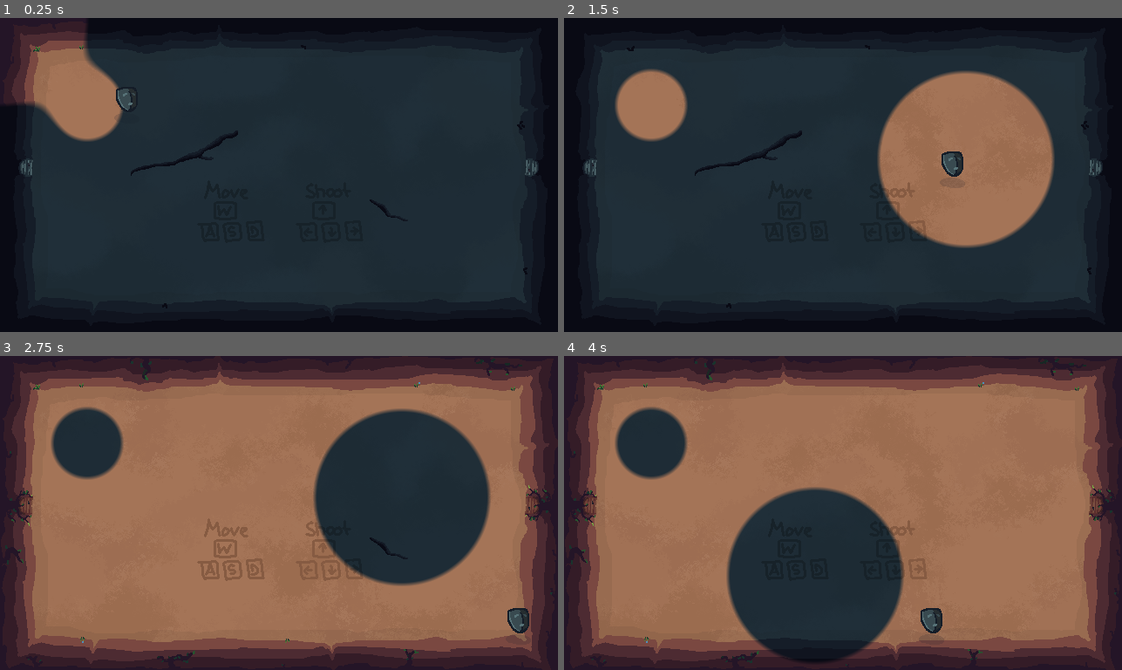
Above: before the commit, frames 1-4 (two rows, left to right).
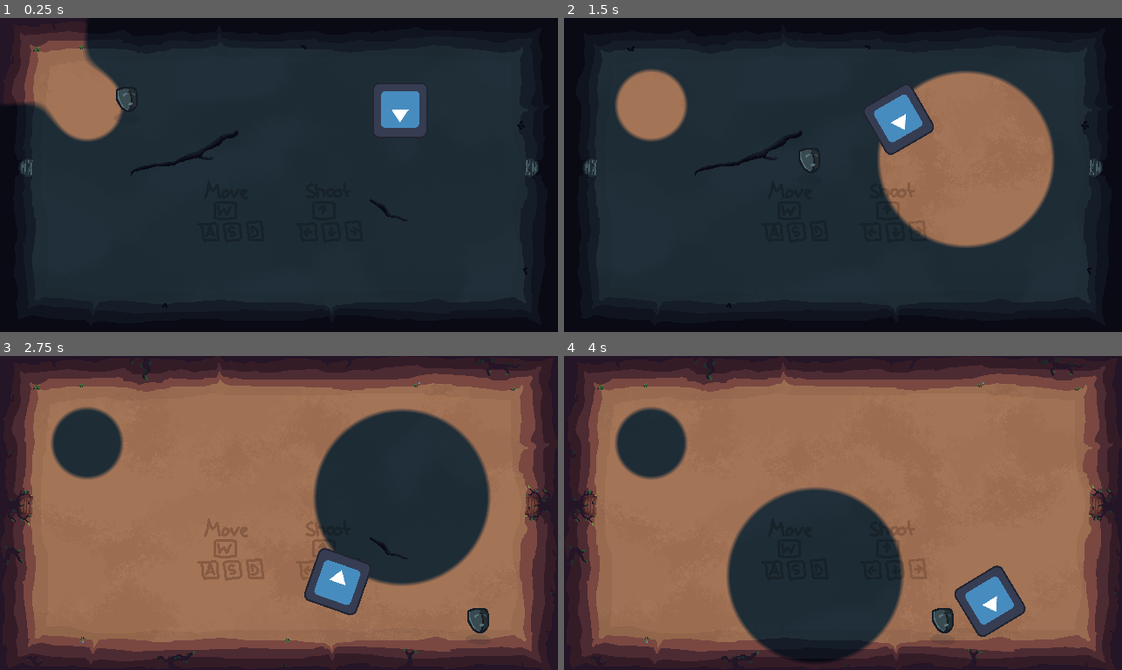
Above: after the commit, the same moments.

Repository: MarcelBlasius/Global-Game-Jam-2026
Game: Godot game, scene res://scenes/main_scene.tscn
Two runs of this game, one before a commit and one after it. Both use one fixed random seed, a clock stepped at 60 frames per second and the inputs below. The engine's default icon, where the game draws it, is replaced by a stand-in: a white triangle on a blue panel in a dark square.
Inputs (mouse positions are in pixels of both pictures, inside the frame that each line leads up to):
- Up to frame 1 (0.25 s): no input
- Up to frame 2 (1.5 s): tap Enter at 0.5 s; move the mouse to (965, 159) at 0.52 s; hold D (right) 0.53-1.28 s; tap Shift at 0.6, 1.35 s; click (965, 159) at 0.67 s; move the mouse to (731, 190) at 1.27 s; hold S (down) from 1.28 s (still down)
- Up to frame 3 (2.75 s): move the mouse to (334, 443) at 2.02 s; release S (down) at 2.03 s; hold D (right) from 2.03 s (still down); tap Shift at 2.1 s
- Up to frame 4 (4 s): move the mouse to (815, 575) at 2.77 s; release D (right) at 2.78 s; hold Up (shoot up) 2.78-3.53 s; tap Shift at 2.85, 3.6 s; click (815, 575) at 2.92 s; move the mouse to (1010, 560) at 3.52 s; hold A (left) from 3.53 s (still down)

The runs differ from the first frame. In frame 1, 1.5% of the frame differs, in the area x 67-77%, y 21-38%; in frame 2, 2.0%; in frame 3, 2.2%, in the area x 54-95%, y 61-89%; in frame 4, 2.2%.

Commit message:
added chaser enemy with hit flash and knockback

Diff:
--- a/spectra/scenes/enemy.tscn
+++ b/spectra/scenes/enemy.tscn
@@ -2,13 +2,19 @@
 
 [ext_resource type="Script" uid="uid://chhxqsa40oops" path="res://scripts/enemy.gd" id="1_md0e3"]
 [ext_resource type="Texture2D" uid="uid://bursdnrr6dso4" path="res://icon.svg" id="2_4ra3w"]
+[ext_resource type="Shader" uid="uid://cstew5jd8ujmt" path="res://shaders/flash.gdshader" id="2_5uy6h"]
+
+[sub_resource type="ShaderMaterial" id="ShaderMaterial_c4w8v"]
+shader = ExtResource("2_5uy6h")
+shader_parameter/active = false
 
 [node name="enemy" type="CharacterBody2D" unique_id=1170387137 groups=["enemies"]]
 script = ExtResource("1_md0e3")
 
 [node name="Sprite2D" type="Sprite2D" parent="." unique_id=1064888869]
 modulate = Color(0, 1, 0, 1)
+material = SubResource("ShaderMaterial_c4w8v")
 texture = ExtResource("2_4ra3w")
 
-[node name="CollisionPolygon2D" type="CollisionPolygon2D" parent="." unique_id=1069859235]
+[node name="CollisionPolygon2D2" type="CollisionPolygon2D" parent="." unique_id=1452213936]
 polygon = PackedVector2Array(59.1, -64, -59, -64, -63.8, -59, -64, 61, -60.3, 64, 59.6, 64, 63.9, 59, 64, -61.1)
--- a/spectra/scenes/main_scene.tscn
+++ b/spectra/scenes/main_scene.tscn
@@ -7,6 +7,7 @@
 [ext_resource type="PackedScene" uid="uid://bv25mwaky7njn" path="res://scenes/silas/background.tscn" id="5_nugp1"]
 [ext_resource type="PackedScene" uid="uid://cvq60bc51xilo" path="res://scenes/player.tscn" id="6_4la4h"]
 [ext_resource type="AudioStream" uid="uid://dt0jv8scmnscu" path="res://ressources/dark_theme.mp3" id="7_c16ls"]
+[ext_resource type="PackedScene" uid="uid://b25wp58kkbixo" path="res://scenes/enemy.tscn" id="8_18nlu"]
 
 [sub_resource type="ViewportTexture" id="ViewportTexture_aeg00"]
 viewport_path = NodePath("Subview1")
@@ -81,3 +82,9 @@
 stream = ExtResource("7_c16ls")
 autoplay = true
 parameters/looping = true
+
+[node name="enemy" parent="." unique_id=1170387137 node_paths=PackedStringArray("player") instance=ExtResource("8_18nlu")]
+position = Vector2(494, 106)
+scale = Vector2(0.5, 0.5)
+speed = 150
+player = NodePath("../player")
--- a/spectra/scenes/player.tscn
+++ b/spectra/scenes/player.tscn
@@ -2,10 +2,16 @@
 
 [ext_resource type="Script" uid="uid://bub6p8m3dxcfn" path="res://scripts/player.gd" id="1_qhqgy"]
 [ext_resource type="PackedScene" uid="uid://b1c7qq5v6oah7" path="res://scenes/bullet.tscn" id="2_dqkch"]
+[ext_resource type="Shader" uid="uid://cstew5jd8ujmt" path="res://shaders/flash.gdshader" id="3_dqkch"]
 [ext_resource type="Texture2D" uid="uid://b06ewonenu7hk" path="res://ressources/spritesheet.png" id="3_qhqgy"]
 
 [sub_resource type="RectangleShape2D" id="RectangleShape2D_qhqgy"]
 size = Vector2(20, 6)
+
+[sub_resource type="ShaderMaterial" id="ShaderMaterial_qlg0r"]
+shader = ExtResource("3_dqkch")
+shader_parameter/active = false
+shader_parameter/flash_color = Vector4(0.8, 0.5, 0.5, 1)
 
 [sub_resource type="Animation" id="Animation_qhqgy"]
 length = 0.001
@@ -60,6 +66,7 @@
 
 [node name="Sprite2D" type="Sprite2D" parent="Node2D" unique_id=204285705]
 texture_filter = 1
+material = SubResource("ShaderMaterial_qlg0r")
 texture = ExtResource("3_qhqgy")
 region_enabled = true
 region_rect = Rect2(1304, 285, 32, 51)
@@ -67,3 +74,6 @@
 [node name="AnimationPlayer" type="AnimationPlayer" parent="Node2D" unique_id=118912800]
 root_node = NodePath("../..")
 libraries/ = SubResource("AnimationLibrary_qlg0r")
+
+[node name="InvincibilityTimer" type="Timer" parent="." unique_id=1796086557]
+one_shot = true
--- a/spectra/scripts/enemy.gd
+++ b/spectra/scripts/enemy.gd
@@ -1,13 +1,50 @@
 extends CharacterBody2D
 
 @export var health: int = 3
+@export var speed: int = 500
+@export var player: CharacterBody2D
+@export var bump_force: float = 400.0
+
+@onready var sprite: Sprite2D = $Sprite2D
+var knockback_velocity: Vector2 = Vector2.ZERO
+
+
+func _physics_process(_delta):
+	if !player: return
+
+	var direction = (player.global_position - global_position).normalized()
+	velocity = (direction * speed) + knockback_velocity
+	knockback_velocity = knockback_velocity.move_toward(Vector2.ZERO, 1500 * _delta)
+	look_at(player.global_position)
+	move_and_slide()
+
+	for i in get_slide_collision_count():
+		var collision = get_slide_collision(i)
+		var body = collision.get_collider()
+
+		if body == player:
+			self.apply_knockback(body.global_position, bump_force * 0.8)
+
+			if body.has_method("apply_knockback"):
+				body.apply_knockback(global_position, bump_force)
+
+			if body.has_method("take_damage"):
+				body.take_damage(1)
+
+func flash_hit():
+	sprite.material.set_shader_parameter("active", true)
+	await get_tree().create_timer(0.1).timeout
+	sprite.material.set_shader_parameter("active", false)
 
 func take_damage(amount: int):
 	health -= amount
-	print("Enemy hit! Health remaining: ", health)
-
+	flash_hit()
 	if health <= 0:
 		die()
 
 func die():
 	queue_free()
+
+func apply_knockback(source_position: Vector2, force: float):
+	var push_dir = (global_position - source_position).normalized()
+	knockback_velocity = push_dir * force
--- a/spectra/scripts/player.gd
+++ b/spectra/scripts/player.gd
@@ -1,19 +1,27 @@
 extends CharacterBody2D
 
+@export var health = 3
 @export var speed = 400
 @export var bullet_scene: PackedScene
 @export var fire_rate: float = 0.5 # seconds
 @onready var shoot_timer = $ShootTimer
+@onready var invincivility_Timer = $InvincibilityTimer
 @onready var sprite = $Node2D/Sprite2D
 @onready var node2d = $Node2D
 @onready var anim_player : AnimationPlayer = $Node2D/AnimationPlayer
+var knockback_velocity: Vector2 = Vector2.ZERO
 
-func get_movement_direction():
+func get_movement_direction() -> Vector2:
 	var input_direction = Input.get_vector("left", "right", "up", "down")
-	velocity = input_direction * speed
+	return input_direction * speed
 
 func _physics_process(_delta: float):
-	get_movement_direction()
+	var move_velocity = get_movement_direction()
+
+	velocity = move_velocity + knockback_velocity
+
+	knockback_velocity = knockback_velocity.move_toward(Vector2.ZERO, 1500 * _delta)
+
 	move_and_slide()
 
 	if shoot_timer.is_stopped():
@@ -58,3 +66,23 @@
 	bullet.global_position = global_position + offset
 	bullet.direction = dir
 	get_tree().root.add_child(bullet)
+
+
+func flash_hit():
+	sprite.material.set_shader_parameter("active", true)
+	await get_tree().create_timer(0.1).timeout
+	sprite.material.set_shader_parameter("active", false)
+
+func take_damage(amount: int):
+	if !invincivility_Timer.is_stopped(): return
+
+	health -= amount
+	flash_hit()
+	invincivility_Timer.start()
+
+	if health == 0:
+		queue_free()
+
+func apply_knockback(source_position: Vector2, force: float):
+	var push_dir = (global_position - source_position).normalized()
+	knockback_velocity = push_dir * force
--- /dev/null
+++ b/spectra/shaders/flash.gdshader
@@ -0,0 +1,19 @@
+shader_type canvas_item;
+
+uniform bool active = false;
+uniform vec4 flash_color = vec4(0.8, 0.5, 0.5, 1.0);
+
+void fragment() {
+	vec4 tint_color = texture(TEXTURE, UV);
+
+	if (active) {
+		tint_color.rgb *= flash_color.rgb;
+	}
+
+	COLOR = tint_color;
+}
+
+//void light() {
+//	// Called for every pixel for every light affecting the CanvasItem.
+//	// Uncomment to replace the default light processing function with this one.
+//}
Not shown, added: spectra/shaders/flash.gdshader.uid
